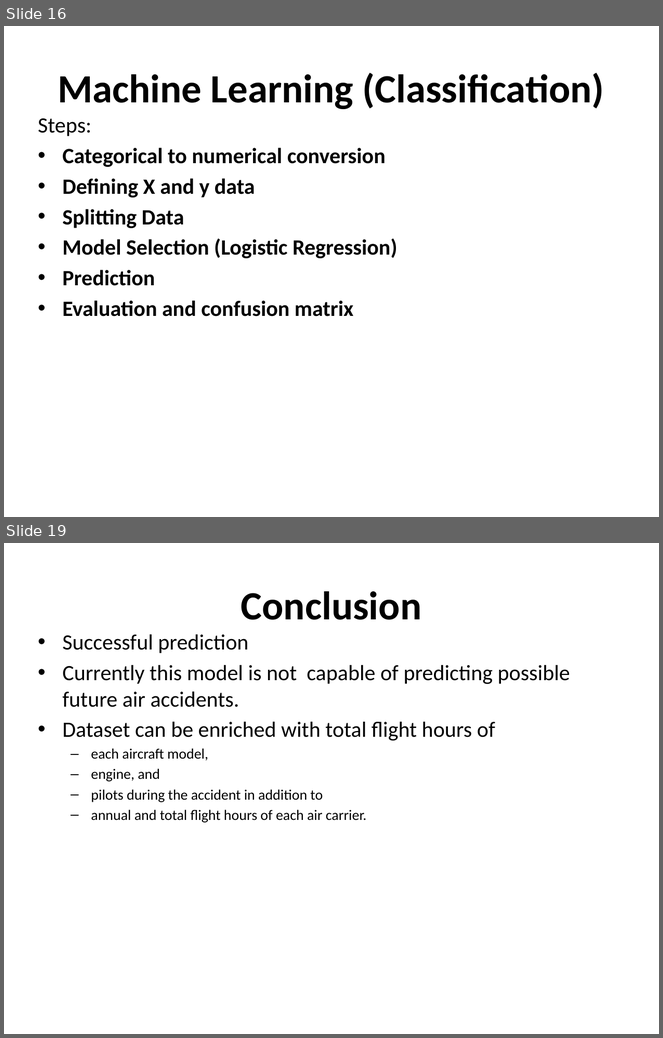
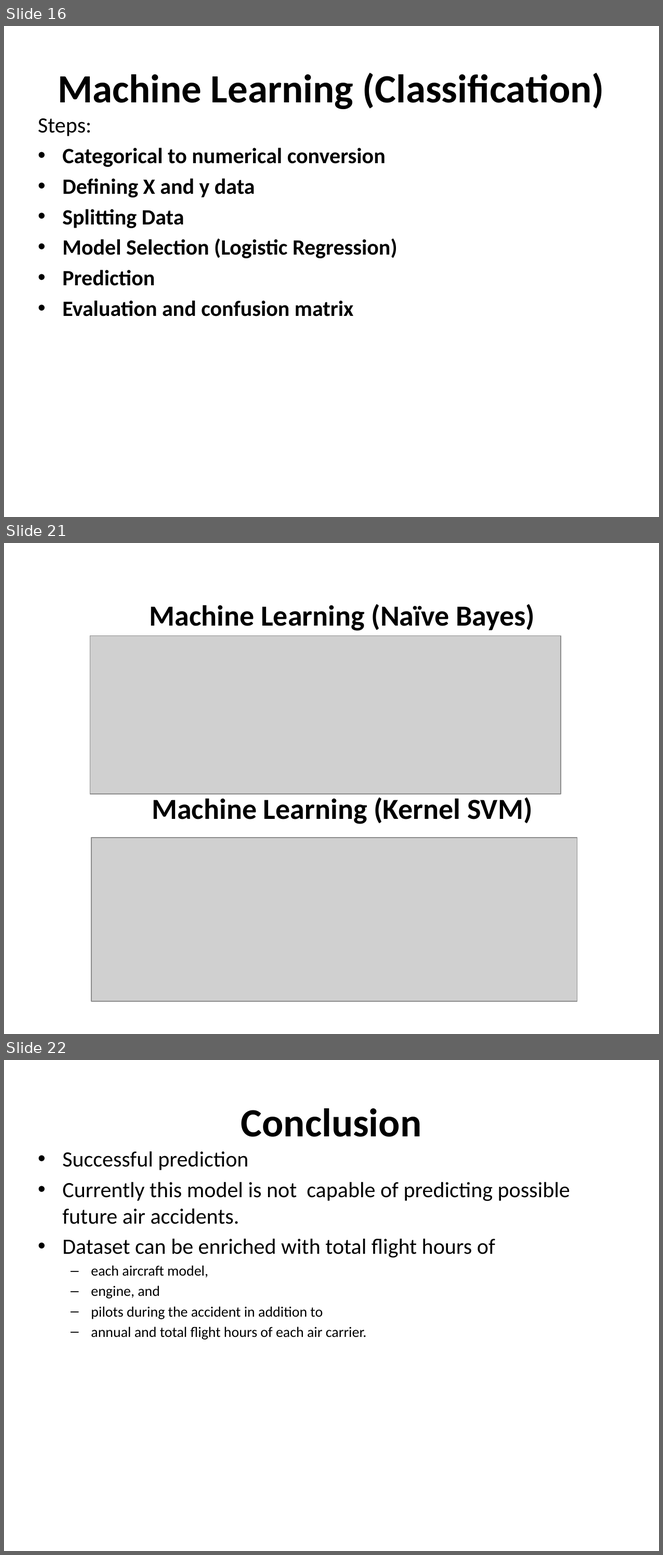
Before and after one commit to aygunduzx/Capstone_Project_1, a slide deck: CS-1.pptx. Shown one above the other, each under a label of ours: slides 16 and 19 before the commit, slides 16, 21 and 22 after it; the slides between them are not shown. The pictures are 663x1038 and 663x1555 pixels, drawn with LibreOffice and Linux fonts; fonts in the diff are those of the drawing; grey boxes stand for pictures. Boxes give left, top, right and bottom in pixels: in the first picture for what was removed or moved away, otherwise in the second. Text is boxed around its words. In the diff, an @@ line names an element or a change of style, - is before the commit and + after.

```diff
--- a/CS-1.pptx
+++ b/CS-1.pptx
@@ slide 21 added at (x1=4, y1=543, x2=659, y2=1034), background #FFFFFF @@
@@ text added at (x1=150, y1=604, x2=535, y2=631), 32 pt, text #000000, bold @@
+Machine Learning (Naïve Bayes)
@@ picture added at (x1=90, y1=636, x2=561, y2=795) @@
@@ text added at (x1=152, y1=797, x2=532, y2=824), 32 pt, text #000000, bold @@
+Machine Learning (Kernel SVM)
@@ picture added at (x1=91, y1=838, x2=577, y2=1002) @@
@@ what was slide 19 is now slide 22 @@
```
Also in this commit, not shown: 2 slides changed, 2 other slides added.
